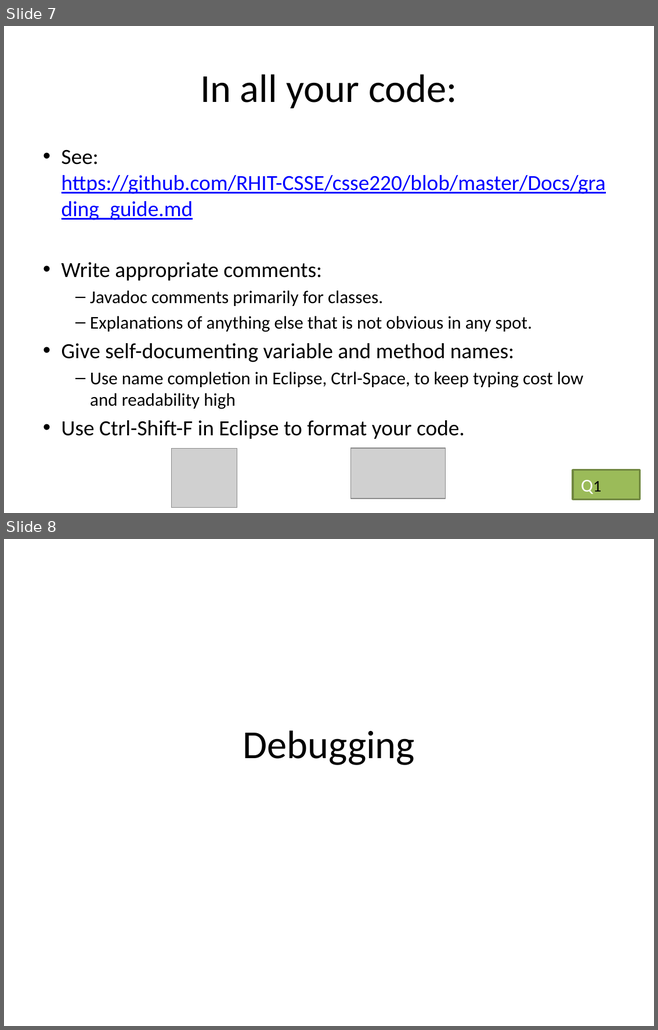
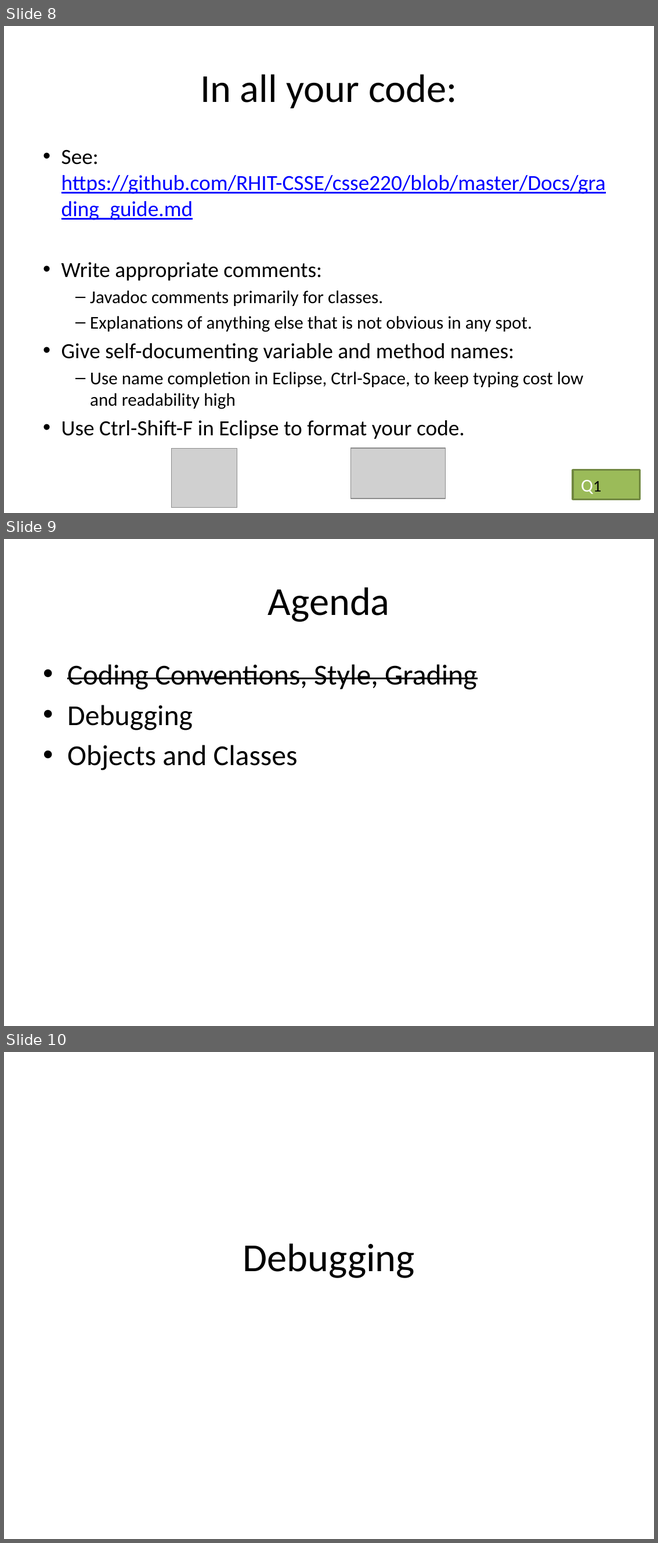
Before and after one commit to RHIT-CSSE/csse220, a slide deck: ClassMaterials/ObjectIntroAndMisc/Slides/ObjectIntroAndMisc.pptx. Shown one above the other, each under a label of ours: slides 7 and 8 before the commit, slides 8, 9 and 10 after it. The pictures are 658x1030 and 658x1543 pixels, drawn with LibreOffice and Linux fonts; fonts in the diff are those of the drawing; grey boxes stand for pictures. Boxes give left, top, right and bottom in pixels: in the first picture for what was removed or moved away, otherwise in the second. Text is boxed around its words. In the diff, an @@ line names an element or a change of style, - is before the commit and + after.

```diff
--- a/ClassMaterials/ObjectIntroAndMisc/Slides/ObjectIntroAndMisc.pptx
+++ b/ClassMaterials/ObjectIntroAndMisc/Slides/ObjectIntroAndMisc.pptx
@@ slide 9 added at bbox=[4, 539, 654, 1026], background #FFFFFF @@
@@ title added at bbox=[268, 587, 390, 622], 44 pt, text #000000 @@
+Agenda
@@ text added at bbox=[67, 664, 477, 770], 32 pt, text #000000, strikethrough @@
+• Coding Conventions, Style, Grading
+• Debugging
+• Objects and Classes
@@ what was slide 7 is now slide 8 @@
@@ what was slide 8 is now slide 10 @@
```
Also in this commit, not shown: 1 slide changed, 2 other slides added.
